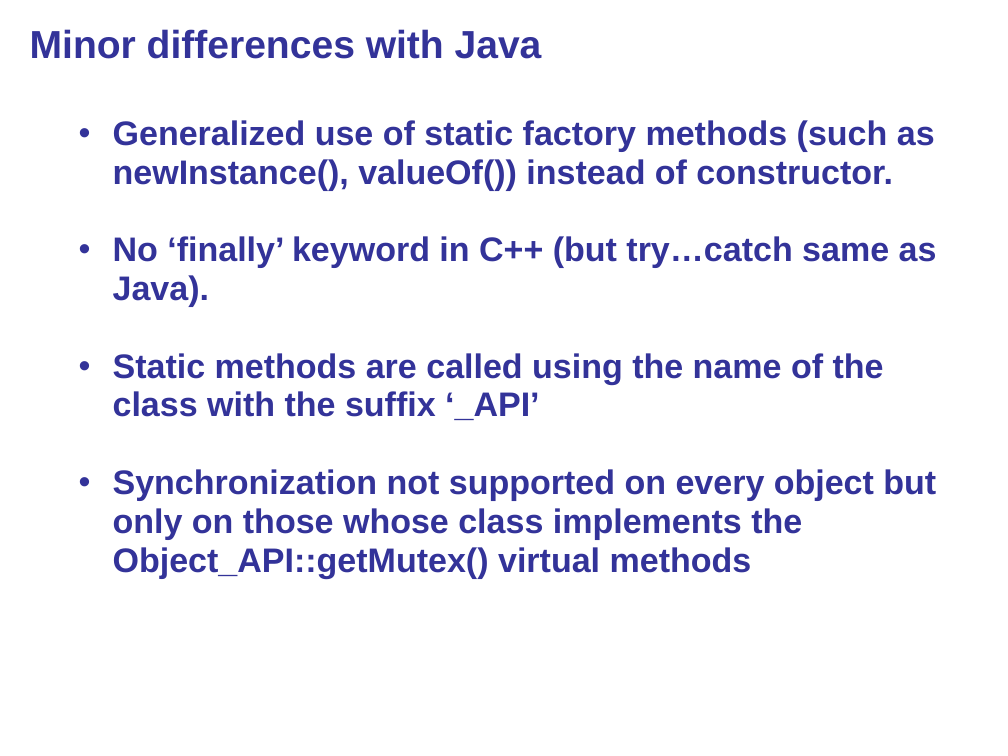
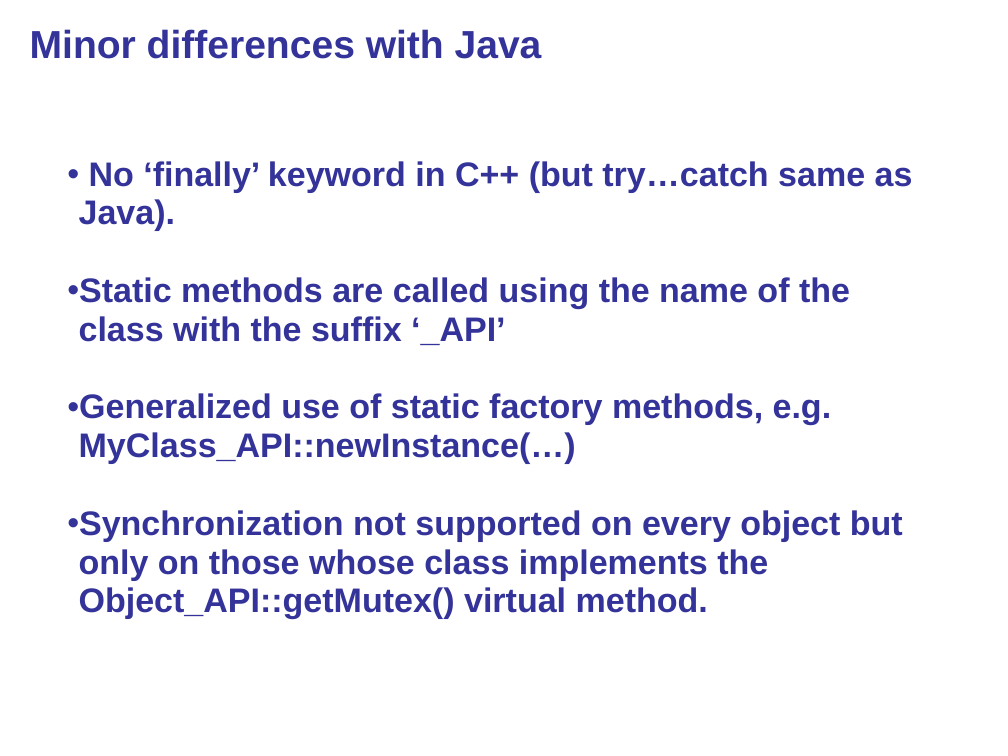
Before and after one commit to Nanonid/Javolution, a slide deck: slide 11 of javolution/src/site/doc/Javolution_Cpp_Overview.ppt. Drawn at 1008x756 pixels with LibreOffice and Linux fonts; fonts in the diff are those of the drawing; background and template pictures are left out. Boxes give left, top, right and bottom in pixels: in the first picture for what was removed or moved away, otherwise in the second. Text is boxed around its words. In the diff, an @@ line names an element or a change of style, - is before the commit and + after.

```diff
--- a/javolution/src/site/doc/Javolution_Cpp_Overview.ppt
+++ b/javolution/src/site/doc/Javolution_Cpp_Overview.ppt
@@ subtitle at (x1=113, y1=120, x2=935, y2=190): paragraph removed @@
-  • Generalized use of static factory methods (such as newInstance(), valueOf()) instead of constructor.
@@ subtitle at (x1=79, y1=161, x2=913, y2=345): indent changed @@
@@ subtitle at (x1=79, y1=393, x2=903, y2=619): text changed @@
-  • Synchronization not supported on every object but only on those whose class implements the Object_API::getMutex() virtual methods
+  • Generalized use of static factory methods, e.g. MyClass_API::newInstance(…)
+  • Synchronization not supported on every object but only on those whose class implements the Object_API::getMutex() virtual method.
```
Also in this commit, not shown: 6 other slides changed, 1 other file.
